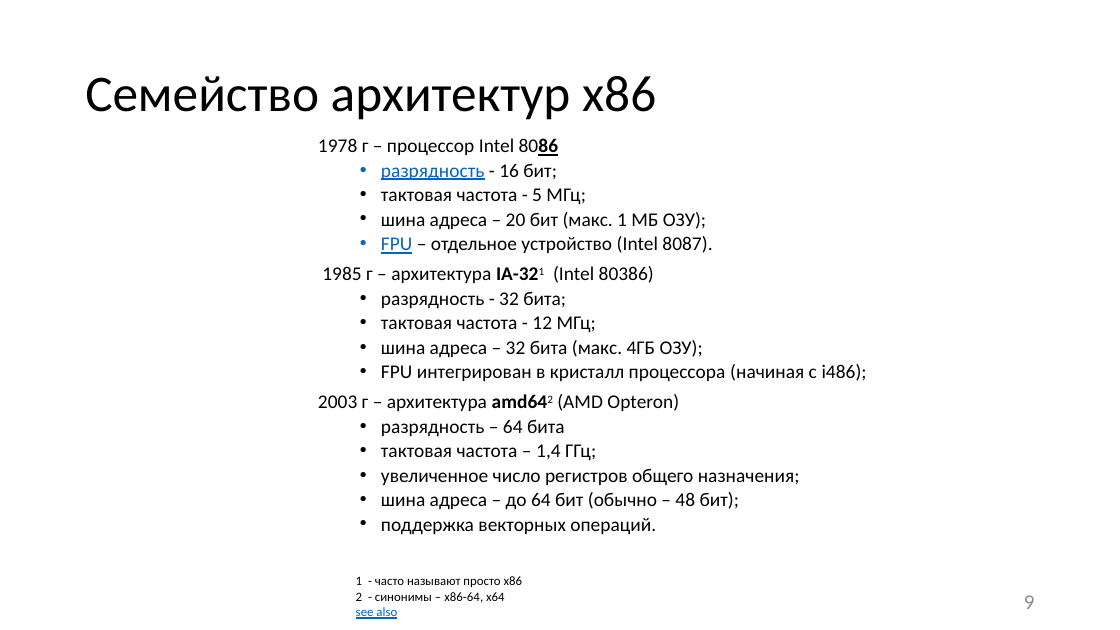
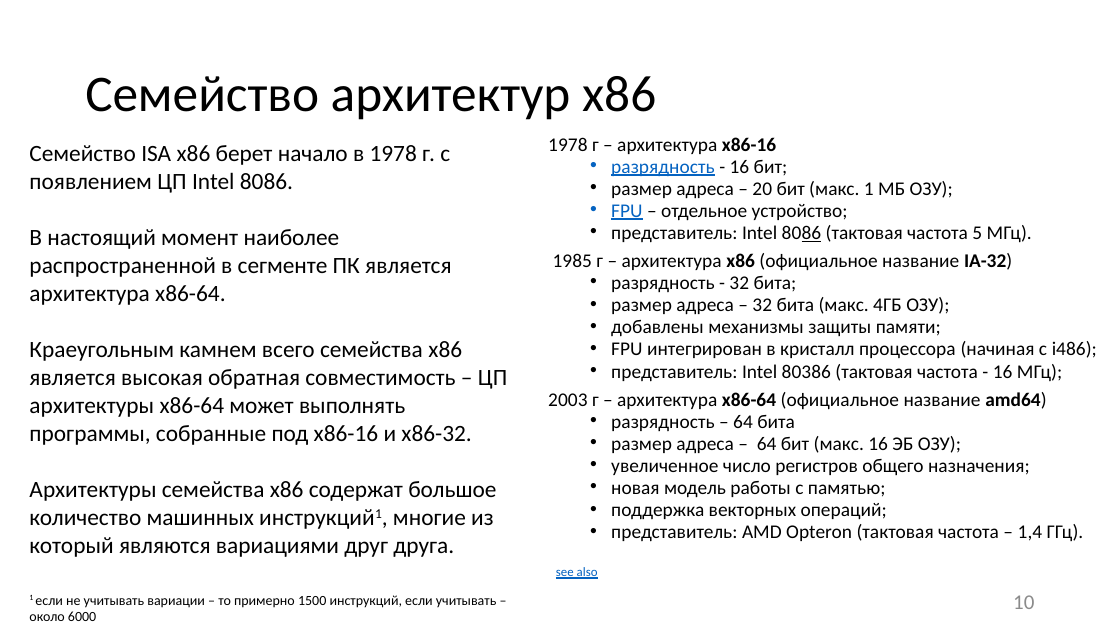
Before and after one commit to itsecd/low-level-programming, a slide deck: slide 10 of Lectures/1.Introduction/Lecture1.pptx (slide 9 before the commit). Drawn at 1120x630 pixels with LibreOffice and Linux fonts; fonts in the diff are those of the drawing. Boxes give left, top, right and bottom in pixels: in the first picture for what was removed or moved away, otherwise in the second. Text is boxed around its words. In the diff, an @@ line names an element or a change of style, - is before the commit and + after.

Commit message:
Starting a new season [~] Lecture1: some changes in wording [-] Lab files (scheduled to upload new versions soon)

```diff
--- a/Lectures/1.Introduction/Lecture1.pptx
+++ b/Lectures/1.Introduction/Lecture1.pptx
@@ text added at (x1=29, y1=145, x2=507, y2=557), 20 pt, text #000000 @@
+Семейство ISA х86 берет начало в 1978 г. с появлением ЦП Intel 8086.
+В настоящий момент наиболее распространенной в сегменте ПК является архитектура x86-64.
+Краеугольным камнем всего семейства x86 является высокая обратная совместимость – ЦП архитектуры х86-64 может выполнять программы, собранные под х86-16 и х86-32.
+Архитектуры семейства х86 содержат большое количество машинных инструкций1, многие из который являются вариациями друг друга.
@@ text "1978 г – архитектура x86-16" moved from (x1=318, y1=138, x2=867, y2=535) to (x1=548, y1=137, x2=1097, y2=542) @@
@@ text at (x1=548, y1=137, x2=776, y2=154): text changed @@
-1978 г – процессор Intel 8086
+1978 г – архитектура x86-16
@@ text at (x1=611, y1=160, x2=1097, y2=475): line spacing 0.8 to 0.7 @@
@@ text at (x1=553, y1=181, x2=1032, y2=271): text changed @@
-  • тактовая частота - 5 МГц;
-  • шина адреса – 20 бит (макс. 1 МБ ОЗУ);
-  • FPU – отдельное устройство (Intel 8087).
-1985 г – архитектура IA-321 (Intel 80386)
+  • размер адреса – 20 бит (макс. 1 МБ ОЗУ);
+  • FPU – отдельное устройство;
+  • представитель: Intel 8086 (тактовая частота 5 МГц).
+1985 г – архитектура х86 (официальное название IA-32)
@@ text at (x1=611, y1=297, x2=949, y2=337): text changed @@
-  • тактовая частота - 12 МГц;
-  • шина адреса – 32 бита (макс. 4ГБ ОЗУ);
+  • размер адреса – 32 бита (макс. 4ГБ ОЗУ);
+  • добавлены механизмы защиты памяти;
@@ text at (x1=548, y1=364, x2=1062, y2=410): text changed @@
-2003 г – архитектура amd642 (AMD Opteron)
+  • представитель: Intel 80386 (тактовая частота - 16 МГц);
+2003 г – архитектура х86-64 (официальное название amd64)
@@ text at (x1=611, y1=436, x2=961, y2=454): text changed @@
-  • тактовая частота – 1,4 ГГц;
+  • размер адреса – 64 бит (макс. 16 ЭБ ОЗУ);
@@ text at (x1=611, y1=481, x2=1084, y2=542): text changed @@
-  • шина адреса – до 64 бит (обычно – 48 бит);
-  • поддержка векторных операций.
+  • новая модель работы с памятью;
+  • поддержка векторных операций;
+  • представитель: AMD Opteron (тактовая частота – 1,4 ГГц).
@@ text at (x1=556, y1=567, x2=598, y2=579): text changed; text colour #000000 to #0563C1 @@
-1 - часто называют просто х86
-2 - синонимы – x86-64, x64
-see also
+see also
@@ text added at (x1=29, y1=595, x2=496, y2=621), 12 pt, text #000000 @@
+1 если не учитывать вариации – то примерно 1500 инструкций, если учитывать – около 6000
@@ page number at (x1=1013, y1=595, x2=1034, y2=609): text changed @@
-9
+10
```
Also in this commit, not shown: 32 other slides changed, 2 slides added, 39 other files.
